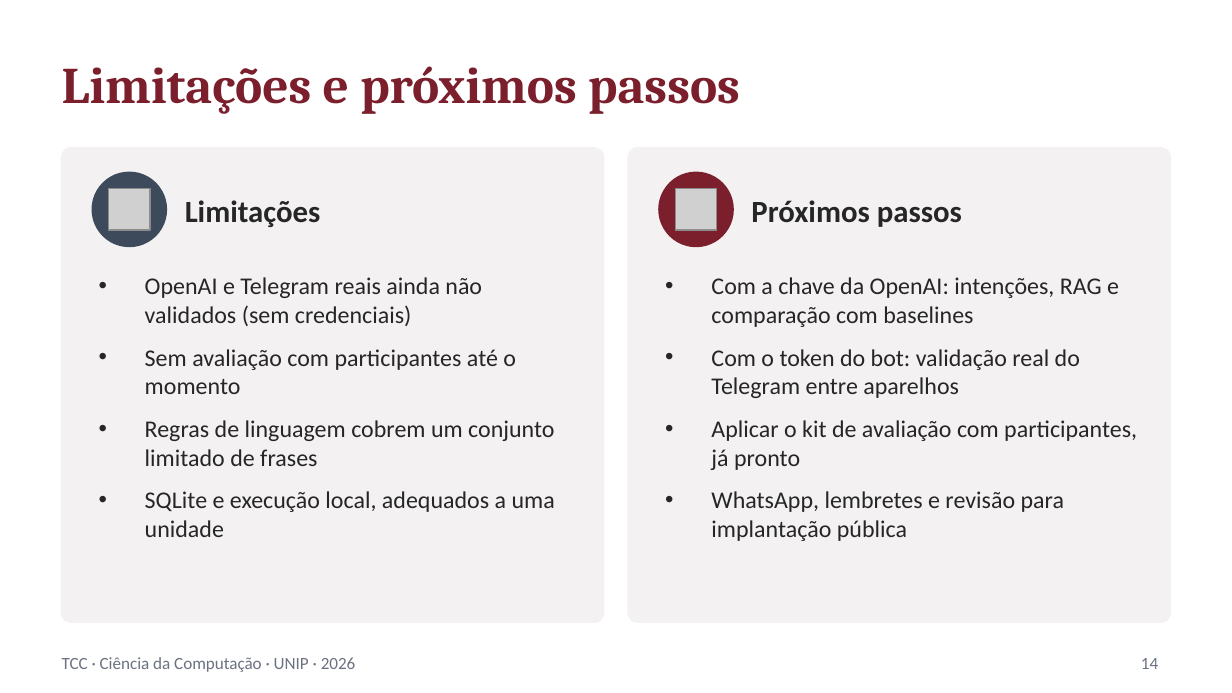
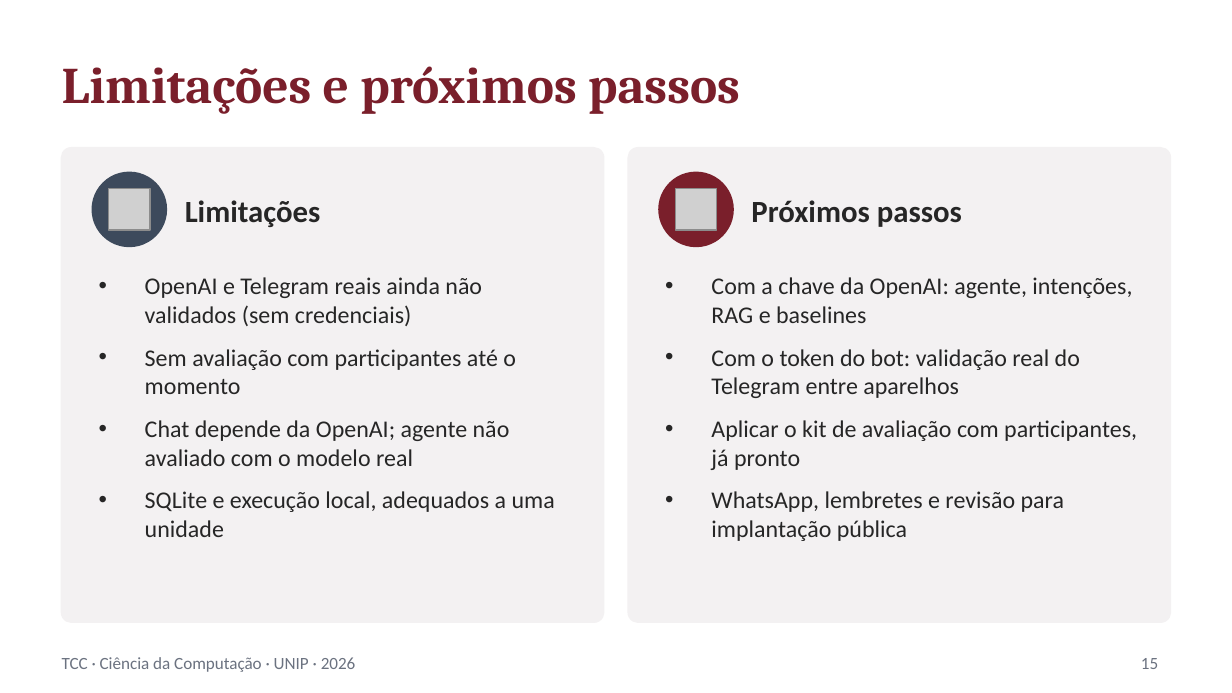
Before and after one commit to JoaoLeca/TCC-PARCIAL, a slide deck: slide 15 of docs/apresentacao/apresentacao_tcc.pptx (slide 14 before the commit). Drawn at 1232x693 pixels with LibreOffice and Linux fonts; fonts in the diff are those of the drawing; grey boxes stand for pictures. Boxes give left, top, right and bottom in pixels: in the first picture for what was removed or moved away, otherwise in the second. Text is boxed around its words. In the diff, an @@ line names an element or a change of style, - is before the commit and + after.

```diff
--- a/docs/apresentacao/apresentacao_tcc.pptx
+++ b/docs/apresentacao/apresentacao_tcc.pptx
@@ text at (711, 277, 1132, 323): text changed @@
-• Com a chave da OpenAI: intenções, RAG e comparação com baselines
+• Com a chave da OpenAI: agente, intenções, RAG e baselines
@@ text at (145, 420, 510, 466): text changed @@
-• Regras de linguagem cobrem um conjunto limitado de frases
+• Chat depende da OpenAI; agente não avaliado com o modelo real
@@ page number at (1141, 658, 1158, 669): text changed @@
-14
+15
```
Also in this commit, not shown: 11 other slides changed, 1 slide added, 14 other files.
